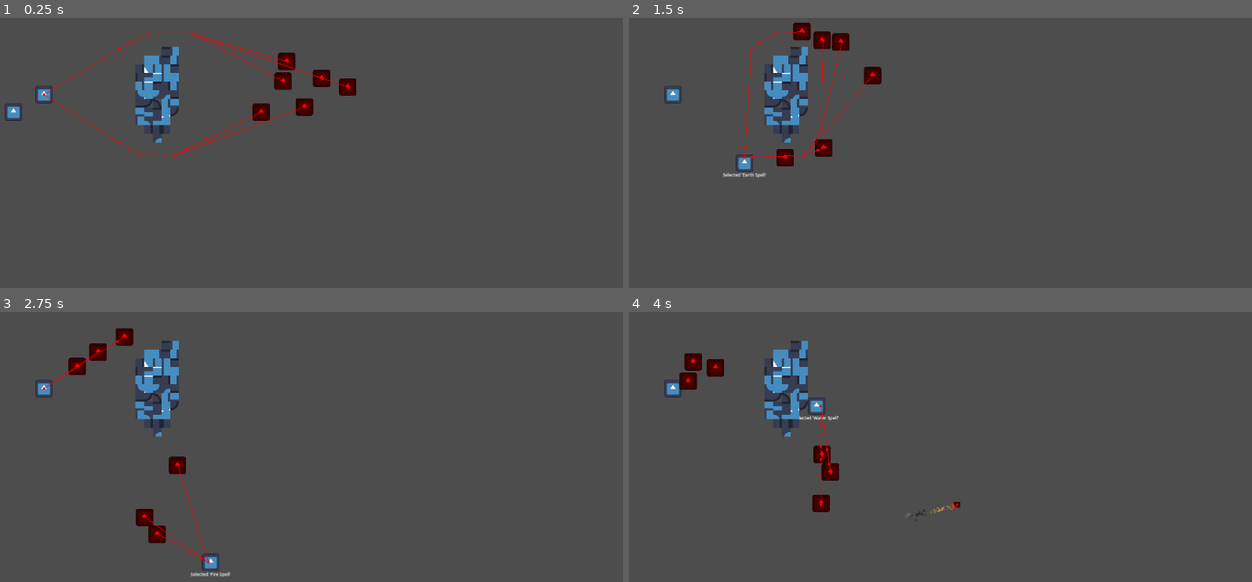
Above: before the commit, frames 1-4 (two rows, left to right).
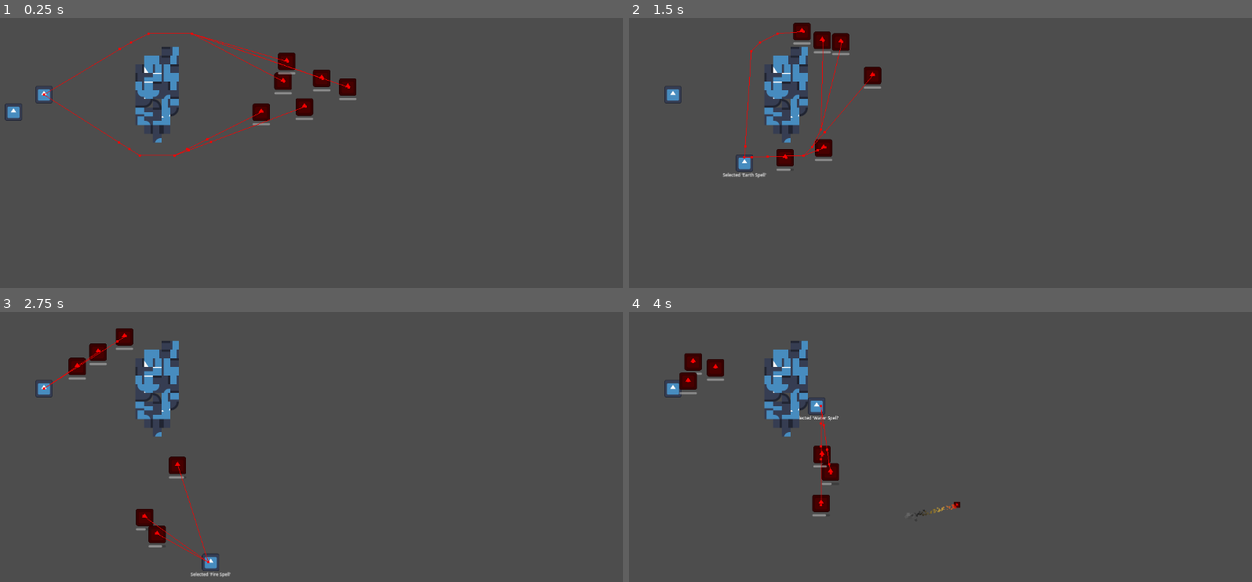
Above: after the commit, the same moments.

Repository: NIK-Pro-coder/coop-roguelike-reborn
Game: Godot game, scene res://main.tscn
Two runs of this game, one before a commit and one after it. Both use one fixed random seed, a clock stepped at 60 frames per second and the inputs below. The engine's default icon, where the game draws it, is replaced by a stand-in: a white triangle on a blue panel in a dark square.
Inputs (mouse positions are in pixels of both pictures, inside the frame that each line leads up to):
- Up to frame 1 (0.25 s): no input
- Up to frame 2 (1.5 s): tap Enter at 0.5 s; move the mouse to (1077, 136) at 0.52 s; hold D (right) 0.53-1.28 s; hold Tab (cycle_spell) 0.53-1.28 s; click (1077, 136) at 0.67 s; move the mouse to (815, 171) at 1.27 s; hold S (down) from 1.28 s (still down); right-click (815, 171) at 1.35 s
- Up to frame 3 (2.75 s): move the mouse to (373, 368) at 2.02 s; release S (down) at 2.03 s; hold D (right) from 2.03 s (still down); hold Tab (cycle_spell) from 2.03 s (still down)
- Up to frame 4 (4 s): move the mouse to (909, 517) at 2.77 s; release D (right) at 2.78 s; release Tab (cycle_spell) at 2.78 s; hold W (up) 2.78-3.53 s; right-click (909, 517) at 2.85 s; click (909, 517) at 2.92 s; move the mouse to (1127, 501) at 3.52 s; hold A (left) from 3.53 s (still down); hold Tab (cycle_spell) from 3.53 s (still down)

The runs differ from the first frame. In frame 1, 0.1% of the frame differs, in the area x 40-58%, y 20-40%; in frame 2, 0.1%; in frame 3, 0.1%; in frame 4, 0.1%.

Commit message:
Finished damaging hitbox & health component + Started work on damage numbers

Diff:
--- a/Components/Health/hp_comp.gd
+++ b/Components/Health/hp_comp.gd
@@ -1,5 +1,14 @@
+@tool
+
 extends Node
 class_name HpComp
+
+func _process(_delta: float) -> void:
+  if !use_hp_bar:
+    return
+
+  hp_bar.max_value = max_hp
+  hp_bar.value = hp_bar.value * .9 + hp * .1
 
 @export var max_hp: float = 100.0:
   set(val):
@@ -8,6 +17,26 @@
     max_hp = val
 
 var hp: float = 0.0
+
+@export var use_hp_bar: bool = false:
+  set(val):
+    use_hp_bar = val
+    notify_property_list_changed()
+var hp_bar: ProgressBar
+
+func _get_property_list() -> Array[Dictionary]:
+  var props: Array[Dictionary] = []
+
+  if use_hp_bar :
+    props.append({
+      "name": "hp_bar",
+      "class_name": &"ProgressBar",
+      "type": TYPE_OBJECT,
+      "hint": PROPERTY_HINT_NODE_TYPE,
+      "hint_string": "ProgressBar",
+    })
+
+  return props
 
 func _ready() -> void:
   hp = max_hp
@@ -19,7 +48,7 @@
   if amt == 0.0:
     return
 
-  hp += amt
+  hp -= amt
 
   if amt > 0.0:
     hurt.emit(amt)
--- /dev/null
+++ b/DmgNumber/dmg_number.tscn
@@ -0,0 +1,5 @@
+[gd_scene format=3 uid="uid://b35dt1e05wf43"]
+
+[node name="DmgNumber" type="RichTextLabel" unique_id=1050451478]
+offset_right = 40.0
+offset_bottom = 40.0
--- a/Enemies/BaseEnemy/base_enemy.tscn
+++ b/Enemies/BaseEnemy/base_enemy.tscn
@@ -55,9 +55,19 @@
 team = 4
 metadata/_custom_type_script = "uid://cvb3spfna5gpm"
 
-[node name="HpComp" type="Node" parent="." unique_id=614720155]
+[node name="HpComp" type="Node" parent="." unique_id=614720155 node_paths=PackedStringArray("hp_bar")]
 script = ExtResource("7_oojbt")
+use_hp_bar = true
+hp_bar = NodePath("../HpBar")
 metadata/_custom_type_script = "uid://bpbk0fsb4o1i3"
+
+[node name="HpBar" type="ProgressBar" parent="." unique_id=1489051753]
+offset_left = -16.0
+offset_top = 20.0
+offset_right = 16.0
+offset_bottom = 24.0
+value = 100.0
+show_percentage = false
 
 [connection signal="velocity_computed" from="NavAgent" to="." method="_on_nav_agent_velocity_computed"]
 [connection signal="died" from="HpComp" to="." method="died"]
--- a/Hitbox/dmg_hitbox.gd
+++ b/Hitbox/dmg_hitbox.gd
@@ -4,3 +4,18 @@
 class_name DmgHitbox
 
 @export var damage: float = 10
+
+func _ready() -> void:
+  super._ready()
+
+  hit.connect(deal_dmg)
+
+func deal_dmg(to_what: Hurtbox) -> void:
+  var parent: Node = to_what.get_parent()
+  var hp_comp: HpComp = Qol.find_hp_comp(parent)
+
+  if !hp_comp:
+    push_error("Could not find health component on node %s" % parent)
+    return
+
+  hp_comp.damage(damage)
--- a/main.tscn
+++ b/main.tscn
@@ -3,6 +3,7 @@
 [ext_resource type="PackedScene" uid="uid://cdhqce348kp2a" path="res://Player/player.tscn" id="1_ig7tw"]
 [ext_resource type="PackedScene" uid="uid://m5c1kwwxoqar" path="res://Enemies/BaseEnemy/base_enemy.tscn" id="2_0xm2m"]
 [ext_resource type="TileSet" uid="uid://c2jce6753fhst" path="res://main_tileset.tres" id="3_h2yge"]
+[ext_resource type="Script" uid="uid://bqav7ajuapjsp" path="res://Hitbox/dmg_hitbox.gd" id="4_1bvp3"]
 
 [sub_resource type="NavigationPolygon" id="NavigationPolygon_h2yge"]
 vertices = PackedVector2Array(360, 280, 360, 104, 1003.1328, -96.828125, 1132.1172, 783.2969, -127.35156, -142.96875, 280, 104, 280, 120, 248, 120, 248, 136, 232, 136, -104.578125, 752.5703, 232, 296, 248, 296, 248, 312, 264, 312, 264, 328, 328, 328, 328, 312, 344, 312, 344, 280)
@@ -43,3 +44,13 @@
 [node name="TileMapLayer" type="TileMapLayer" parent="NavigationRegion2D" unique_id=1782479879]
 tile_map_data = PackedByteArray("AAAQABAAAAABAAUAAAAQAA8AAAADAAYAAAAQAA4AAAAGAAcAAAAQAA0AAAABAAYAAAAQAAwAAAAGAAMAAAAQAA …(624 unchanged characters)…
 tile_set = ExtResource("3_h2yge")
+
+[node name="DmgHitbox" type="Area2D" parent="." unique_id=713770041]
+position = Vector2(296, 344)
+collision_layer = 0
+collision_mask = 4
+script = ExtResource("4_1bvp3")
+damage = 25.0
+size = Vector2(50, 50)
+iframe_group = "21652389826910"
+metadata/_custom_type_script = "uid://bqav7ajuapjsp"
--- a/project.godot
+++ b/project.godot
@@ -18,6 +18,7 @@
 [autoload]
 
 MultiInput="*uid://d0bidjj2yetwx"
+Qol="*uid://bpikqp8cky5rj"
 
 [debug]
 
--- /dev/null
+++ b/qol.gd
@@ -0,0 +1,18 @@
+extends Node
+
+func find_with_criteria(from: Node, criteria: Callable) -> Node:
+  if criteria.call(from):
+    return from
+
+  for i: Node in from.get_children():
+    var r: Node = find_with_criteria(i, criteria)
+
+    if r:
+      return r
+
+  return null
+
+func find_hp_comp(from: Node) -> Node:
+  return find_with_criteria(from, func(x: Node) -> bool:
+    return x is HpComp
+  )
Not shown, added: qol.gd.uid
